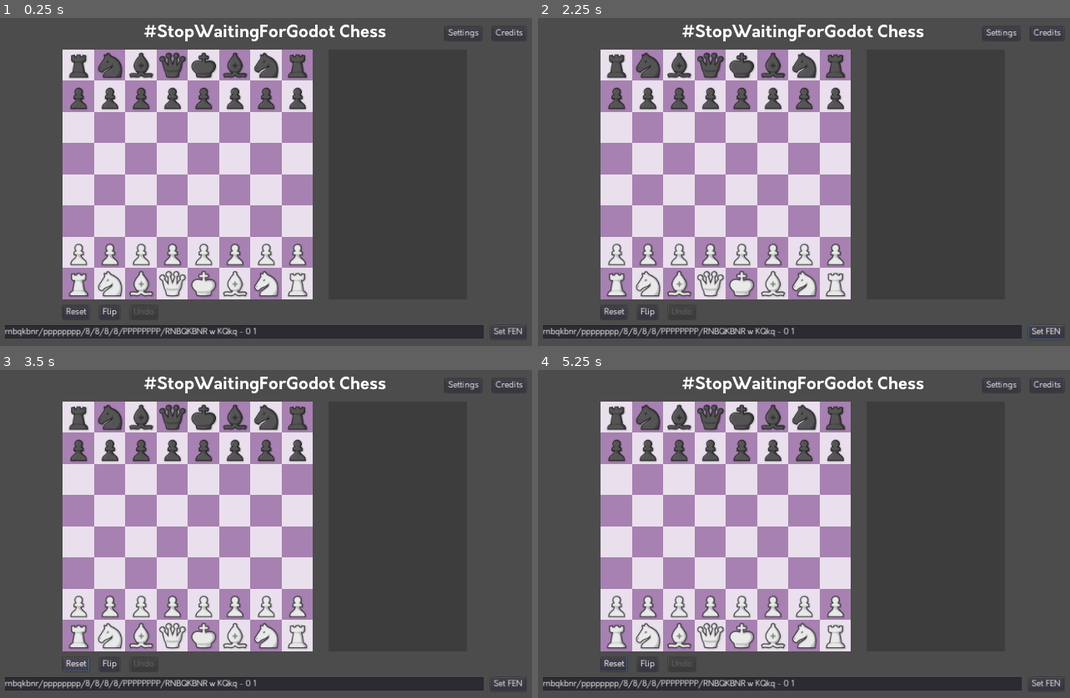
Above: before the commit, frames 1-4 (two rows, left to right).
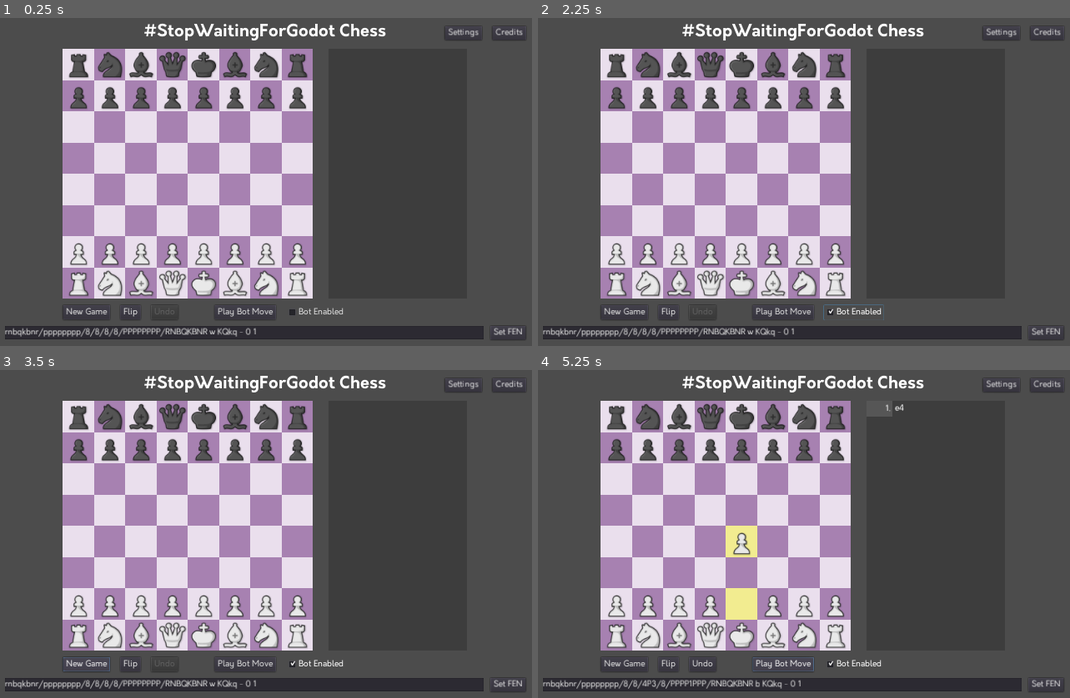
Above: after the commit, the same moments.

Repository: thearst3rd/stopwaitingforgodot-chess
Game: Godot game, scene res://src/Game.tscn
Same seed, same stepped clock (60 frames per second), same inputs: the game is played once before the commit and once after it.
Inputs (mouse positions are in pixels of both pictures, inside the frame that each line leads up to):
- Up to frame 1 (0.25 s): no input
- Up to frame 2 (2.25 s): click "Reset" (after the commit: "New Game") at 0.5 s; click "Set FEN" at 1.25 s; click (851, 313) at 2 s, where only the run after the commit has a clickable "Bot Enabled"
- Up to frame 3 (3.5 s): click "Reset" (after the commit: "New Game") at 2.75 s
- Up to frame 4 (5.25 s): click (782, 665) at 3.5 s, where only the run after the commit has a clickable "Play Bot Move"; click (702, 665) at 4.25 s, where only the run after the commit has a clickable "Undo"; click (782, 665) at 5 s, where only the run after the commit has a clickable "Play Bot Move"

The runs differ from the first frame. In frame 1, 4.0% of the frame differs, in the area x 0-99%, y 1-98%; in frame 2, 4.0%; in frame 3, 4.0%; in frame 4, 5.6%.

Commit message:
Added random mover AI

Diff:
--- a/src/CreditsMenu.tscn
+++ b/src/CreditsMenu.tscn
@@ -15,10 +15,10 @@
 size = 22
 font_data = ExtResource( 3 )
 
+[sub_resource type="DynamicFont" id=3]
+font_data = ExtResource( 5 )
+
 [sub_resource type="DynamicFont" id=4]
-font_data = ExtResource( 5 )
-
-[sub_resource type="DynamicFont" id=3]
 size = 20
 font_data = ExtResource( 1 )
 
--- a/src/Game.gd
+++ b/src/Game.gd
@@ -4,8 +4,10 @@
 var chess = Chess.new()
 onready var board = find_node("Board")
 onready var title_text = find_node("Title").text
+onready var bot_timer = find_node("BotTimer")
 
 var legal_moves = null
+var bot_thinking = false
 
 
 func update_state(after_move = false):
@@ -41,7 +43,7 @@
 	for square in get_tree().get_nodes_in_group("Squares"):
 		var piece = chess.pieces[square.index]
 		if piece:
-			square.grabbable = not game_over and Chess.piece_color(piece) == chess.turn
+			square.grabbable = (not game_over and not bot_thinking) and Chess.piece_color(piece) == chess.turn
 
 		var highlight = square.get_node("LastMoveHighlight")
 		var checkIndicator = square.get_node("CheckIndicator")
@@ -68,6 +70,26 @@
 				if last_move.notation_san[-1] == "+":
 					find_node("CheckSound").play()
 
+# This is the "thinking" function that the bot uses to choose which move it wants to play
+func bot_get_move():
+	# Just pick a random move for now...
+	# TODO, implement some sort of actual AI
+	var move = legal_moves[randi() % legal_moves.size()]
+	return move
+
+func bot_play(with_timeout = false):
+	if chess.is_game_over():
+		return
+	if with_timeout:
+		bot_thinking = true
+		bot_timer.start()
+	else:
+		var move = bot_get_move()
+		chess.play_move(move)
+		bot_thinking = false
+		bot_timer.stop()
+		update_state(true)
+
 ## CALLBACKS ##
 
 func _ready():
@@ -79,6 +101,8 @@
 ## SIGNALS ##
 
 func _on_ResetButton_pressed():
+	bot_thinking = false
+	bot_timer.stop()
 	chess.reset()
 	update_state()
 
@@ -86,10 +110,14 @@
 	board.flip_board()
 
 func _on_UndoButton_pressed():
+	bot_thinking = false
+	bot_timer.stop()
 	chess.undo()
 	update_state()
 
 func _on_SetFen_pressed():
+	bot_thinking = false
+	bot_timer.stop()
 	if chess.set_fen(find_node("FenText").text):
 		update_state()
 	else:
@@ -117,6 +145,8 @@
 		if m.from_square == lm.from_square and m.to_square == lm.to_square and m.promotion == lm.promotion:
 			chess.play_move(lm)
 			update_state(true)
+			if find_node("BotCheck").pressed:
+				bot_play(true)
 			break
 
 func _on_InvalidFenTimer_timeout():
@@ -131,3 +161,13 @@
 
 func _on_CreditsButton_pressed():
 	find_node("CreditsMenu").show()
+
+func _on_BotButton_pressed():
+	bot_play()
+
+func _on_BotCheck_pressed():
+	# Nothing to do?
+	pass
+
+func _on_BotTimer_timeout():
+	bot_play()
--- a/src/Game.tscn
+++ b/src/Game.tscn
@@ -32,9 +32,9 @@
 
 [node name="V" type="VBoxContainer" parent="C"]
 margin_left = 140.0
-margin_top = 297.0
+margin_top = 296.0
 margin_right = 1140.0
-margin_bottom = 423.0
+margin_bottom = 424.0
 rect_min_size = Vector2( 1000, 0 )
 custom_constants/separation = 12
 __meta__ = {
@@ -103,16 +103,16 @@
 [node name="C" type="CenterContainer" parent="C/V"]
 margin_top = 50.0
 margin_right = 1000.0
-margin_bottom = 88.0
+margin_bottom = 90.0
 
 [node name="V" type="VBoxContainer" parent="C/V/C"]
-margin_left = 352.0
-margin_right = 647.0
-margin_bottom = 38.0
+margin_left = 225.0
+margin_right = 775.0
+margin_bottom = 40.0
 custom_constants/separation = 12
 
 [node name="H" type="HBoxContainer" parent="C/V/C/V"]
-margin_right = 295.0
+margin_right = 550.0
 custom_constants/separation = 30
 
 [node name="Board" parent="C/V/C/V/H" instance=ExtResource( 1 )]
@@ -125,31 +125,56 @@
 
 [node name="H2" type="HBoxContainer" parent="C/V/C/V"]
 margin_top = 12.0
-margin_right = 295.0
-margin_bottom = 38.0
+margin_right = 550.0
+margin_bottom = 40.0
 custom_constants/separation = 20
 
 [node name="ResetButton" type="Button" parent="C/V/C/V/H2"]
-margin_right = 53.0
-margin_bottom = 26.0
-text = "Reset"
+margin_right = 92.0
+margin_bottom = 28.0
+text = "New Game"
 
 [node name="FlipButton" type="Button" parent="C/V/C/V/H2"]
-margin_left = 73.0
-margin_right = 112.0
-margin_bottom = 26.0
+margin_left = 112.0
+margin_right = 151.0
+margin_bottom = 28.0
 text = "Flip"
 
 [node name="UndoButton" type="Button" parent="C/V/C/V/H2"]
-margin_left = 132.0
-margin_right = 184.0
-margin_bottom = 26.0
+margin_left = 171.0
+margin_right = 223.0
+margin_bottom = 28.0
 text = "Undo"
 
+[node name="Spacer" type="Control" parent="C/V/C/V/H2"]
+margin_left = 243.0
+margin_right = 273.0
+margin_bottom = 28.0
+rect_min_size = Vector2( 30, 0 )
+
+[node name="BotButton" type="Button" parent="C/V/C/V/H2"]
+margin_left = 293.0
+margin_right = 412.0
+margin_bottom = 28.0
+text = "Play Bot Move"
+__meta__ = {
+"_edit_use_anchors_": false
+}
+
+[node name="BotCheck" type="CheckBox" parent="C/V/C/V/H2"]
+margin_left = 432.0
+margin_right = 550.0
+margin_bottom = 28.0
+text = "Bot Enabled"
+
+[node name="BotTimer" type="Timer" parent="C/V/C/V/H2"]
+wait_time = 0.1
+one_shot = true
+
 [node name="H2" type="HBoxContainer" parent="C/V"]
-margin_top = 100.0
-margin_right = 1000.0
-margin_bottom = 126.0
+margin_top = 102.0
+margin_right = 1000.0
+margin_bottom = 128.0
 custom_constants/separation = 12
 
 [node name="FenText" type="TextEdit" parent="C/V/H2"]
@@ -202,6 +227,9 @@
 [connection signal="pressed" from="C/V/C/V/H2/ResetButton" to="." method="_on_ResetButton_pressed"]
 [connection signal="pressed" from="C/V/C/V/H2/FlipButton" to="." method="_on_FlipButton_pressed"]
 [connection signal="pressed" from="C/V/C/V/H2/UndoButton" to="." method="_on_UndoButton_pressed"]
+[connection signal="pressed" from="C/V/C/V/H2/BotButton" to="." method="_on_BotButton_pressed"]
+[connection signal="pressed" from="C/V/C/V/H2/BotCheck" to="." method="_on_BotCheck_pressed"]
+[connection signal="timeout" from="C/V/C/V/H2/BotTimer" to="." method="_on_BotTimer_timeout"]
 [connection signal="pressed" from="C/V/H2/SetFen" to="." method="_on_SetFen_pressed"]
 [connection signal="timeout" from="C/V/H2/InvalidFenTimer" to="C" method="_on_InvalidFenTimer_timeout"]
 [connection signal="settings_changed" from="SettingsMenu" to="." method="_on_SettingsMenu_settings_changed"]
Not shown: 5 places in src/CreditsMenu.tscn that only renumber resources
